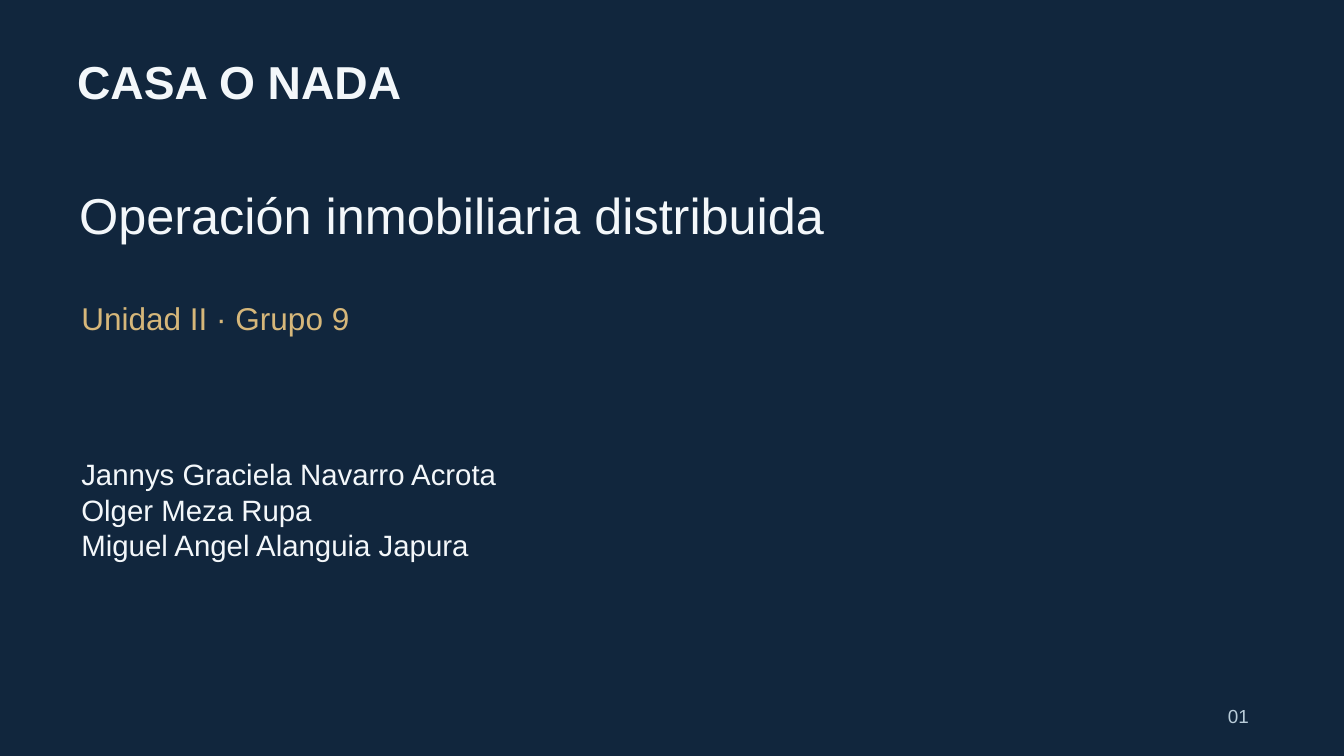
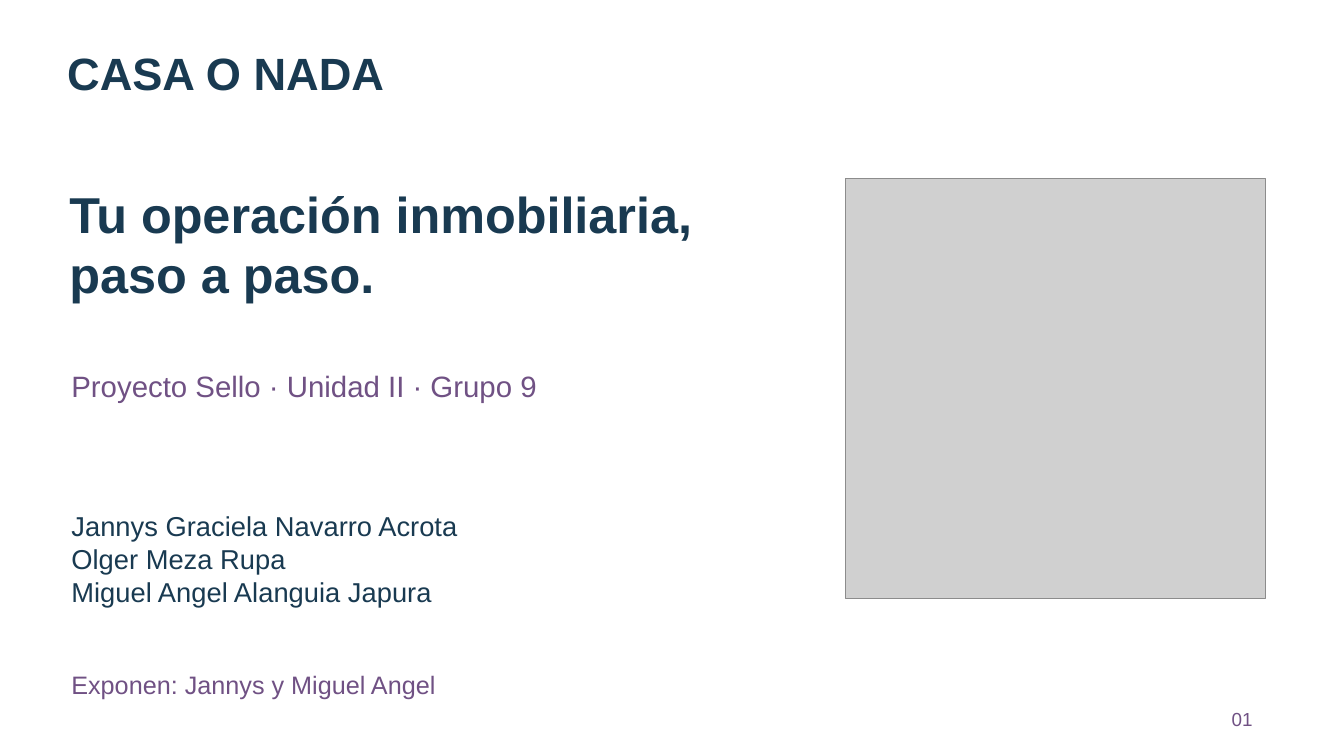
Before and after one commit to Stephmarc/CASAS-distribuidas, a slide deck: slide 1 of Mkdocs/docs/assets/CASAS-Sustentacion-Unidad2-Final.pptx. Drawn at 1344x756 pixels with LibreOffice and Linux fonts; fonts in the diff are those of the drawing; grey boxes stand for pictures. Boxes give left, top, right and bottom in pixels: in the first picture for what was removed or moved away, otherwise in the second. Text is boxed around its words. In the diff, an @@ line names an element or a change of style, - is before the commit and + after.

```diff
--- a/Mkdocs/docs/assets/CASAS-Sustentacion-Unidad2-Final.pptx
+++ b/Mkdocs/docs/assets/CASAS-Sustentacion-Unidad2-Final.pptx
@@ background #11263D to #FFFFFF @@
@@ text "CASA O NADA" at bbox=[67, 58, 384, 91]: size 33 to 32.2 pt, text colour #F3F7FA to #193A51 @@
@@ picture added at bbox=[846, 178, 1266, 599] @@
@@ text at bbox=[69, 196, 692, 303]: text changed; text colour #F3F7FA to #193A51; bold on @@
-Operación inmobiliaria distribuida
+Tu operación inmobiliaria,
+paso a paso.
@@ text at bbox=[71, 375, 536, 403]: text changed; size 22.5 to 21 pt; text colour #D6B77A to #705184 @@
-Unidad II · Grupo 9
+Proyecto Sello · Unidad II · Grupo 9
@@ text "Jannys Graciela Navarro Acrota": place and size @@
-text "Jannys Graciela Navarro Acrota" at bbox=[81, 463, 496, 562]
+text "Jannys Graciela Navarro Acrota" at bbox=[71, 516, 457, 606]
@@ text "Jannys Graciela Navarro Acrota" at bbox=[71, 516, 457, 606]: size 21 to 19.5 pt, text colour #F3F7FA to #193A51 @@
@@ text added at bbox=[71, 675, 435, 699], 18 pt, text #705184 @@
+Exponen: Jannys y Miguel Angel
@@ text "01" at bbox=[1232, 713, 1253, 726]: text colour #B9CCD9 to #705184 @@
```
Also in this commit, not shown: 12 slides added, 11 slides removed, 15 other files.
